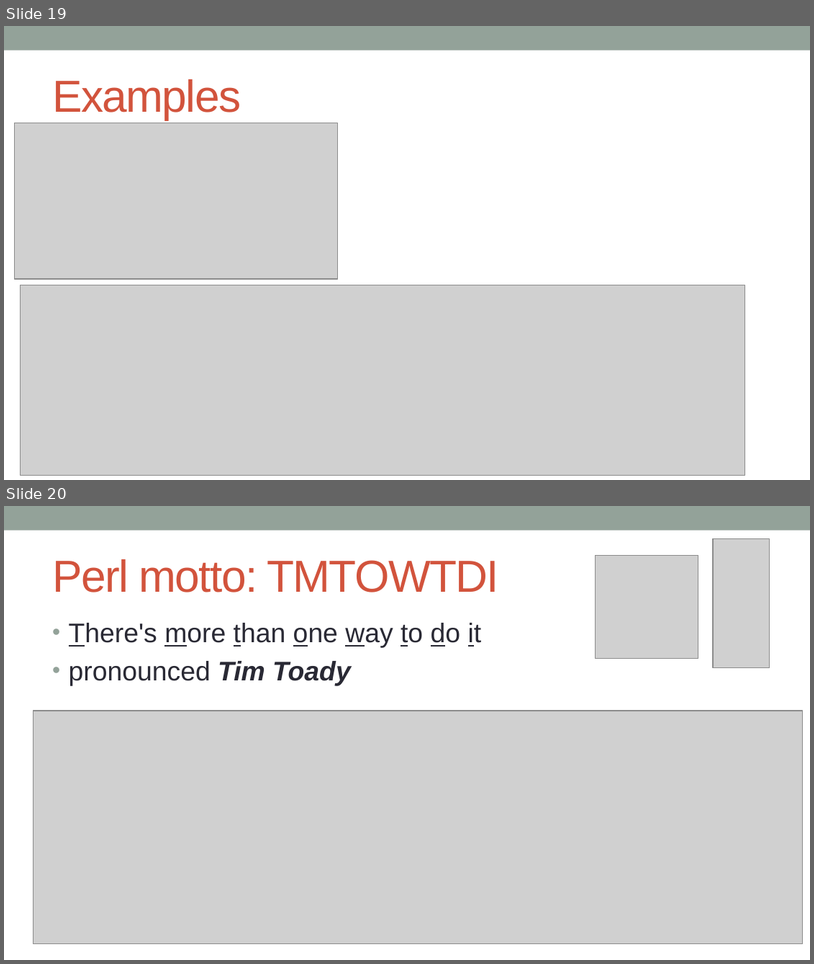
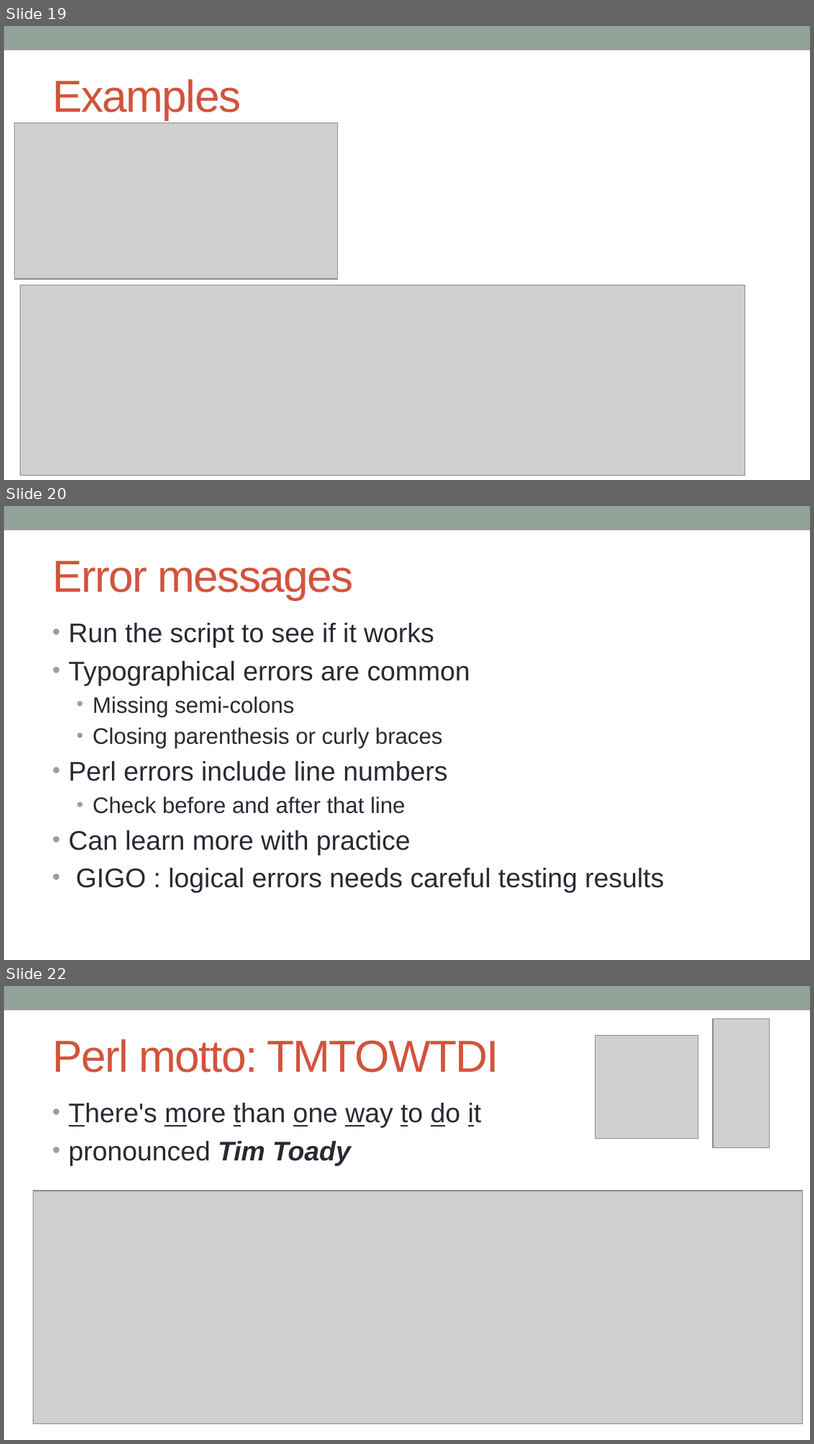
Before and after one commit to kanhu-pcr-code/bioinfo-PERL-course, a slide deck: PPTs/Getting_stared_with_perl.pptx. Shown one above the other, each under a label of ours: slides 19 and 20 before the commit, slides 19, 20 and 22 after it; the slides between them are not shown. The pictures are 814x964 and 814x1444 pixels, drawn with LibreOffice and Linux fonts; fonts in the diff are those of the drawing; grey boxes stand for pictures. Boxes give left, top, right and bottom in pixels: in the first picture for what was removed or moved away, otherwise in the second. Text is boxed around its words. In the diff, an @@ line names an element or a change of style, - is before the commit and + after.

```diff
--- a/PPTs/Getting_stared_with_perl.pptx
+++ b/PPTs/Getting_stared_with_perl.pptx
@@ slide 20 added at (x1=4, y1=506, x2=810, y2=960), background #FFFFFF; not listed: 1 template element that a slide beside it also shows @@
@@ title added at (x1=52, y1=561, x2=354, y2=600), 40 pt, text #D2533C @@
+Error messages
@@ text added at (x1=69, y1=623, x2=664, y2=893), 24 pt, text #292934 @@
+• Run the script to see if it works
+• Typographical errors are common
+  • Missing semi-colons
+  • Closing parenthesis or curly braces
+• Perl errors include line numbers
+  • Check before and after that line
+• Can learn more with practice
+• GIGO : logical errors needs careful testing results
@@ what was slide 20 is now slide 22 @@
```
Also in this commit, not shown: 1 other slide added, 1 other file.
